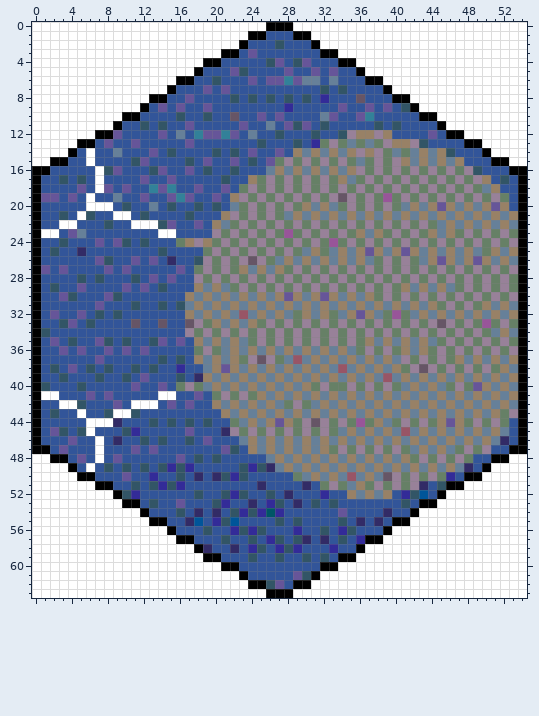
One commit to this pixel-art sprite: SettlersOfCatan/src/resources/portOre.gif. The picture above is the old version.
The file is 55x64 pixels. Colours within 5 levels of each other are drawn and written as one.
The same view after the edit:
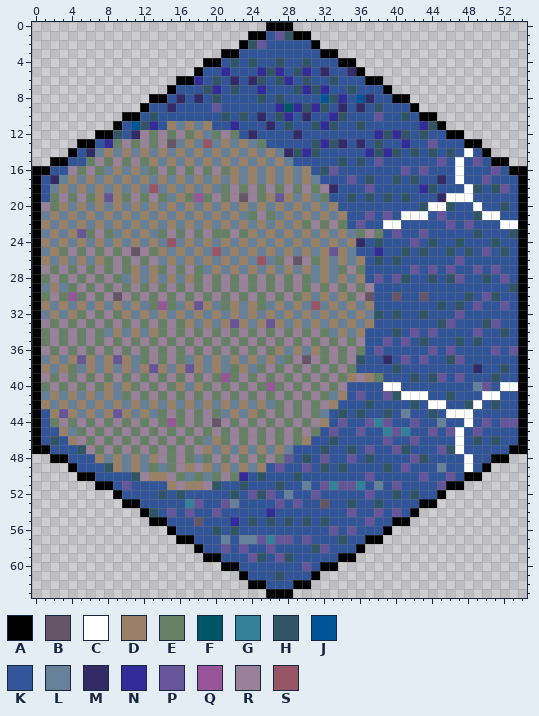
Palette (. is transparent): A #000000  B #665566  C #ffffff  D #988166  E #668066  F #005566  G #328199  H #325566  J #005599  K #325599  L #668099  M #322b66  N #332b98  P #665599  Q #985599  R #988199  S #985566
Changes in this commit:
Changed rows in their new state; - is an unchanged pixel.
first column x 0:
 0 ..........................---..........................
 1 ........................---PH--........................
 2 .......................-HP-K----.......................
 3 .....................---K---------.....................
 4 ...................---H-H-KH-KH-----...................
 5 ..................---NKK-NHNKHNKMK-M-..................
 6 ................--N---M-MHKHNKHK-H-----................
 7 ...............----HNKH--N---HNHN-KH----...............
 8 .............---MKM-H-K-KHKHK-K-JHN-JM----.............
 9 ............--KMK--KP------NFNHNH-M-MKHK-K-............
10 ..........---H--K--K-HKH-M-HN-M-KNH-KKP--H---..........
11 .........--J-NKDLDLD--NK--M-HKKHNH--H-K-K--NH-.........
12 .......--H-MREREREDLERE-M--K-M-K--KKKKNHNH-HK---.......
13 .....---NERERERBLDLSLDLDLE---K-HNHMKMKHKKNKKP-----.....
14 ....--MLD-DLDLDLDLDLDLDLDLDLMHNHKKKKKNHNHKHKHK--C--....
15 ..----EREREREDLDLDLDLDLDLDLDLKKKKKHKHKPKKKKKKPKC-P---..
16 ----RERELDLDLEREREREREDLDLDLDLDKHPKKKKKKKPKPKKKCKK-P---
17 --MLDLDLDLDLDLDLDLDLDLDL-LDLDLDLKKKPKHKKHKHKKMKCKKP-K--
18 --LDLDLDLDLDLSLDLDLDLER----------MKKKPKKKKKNHKKKCHKHP--
19 -KEREREDPDERERELDEQERERBREDPDLDL-KKHKHKHKHKKKMCCCKKKK--
20 -REDLDLDLDLDLDLDLDLDLD-DLDLDLDLDLDKKKKKKKKKHCCHKKCKKH--
21 -LDLDLDLDLDLDLDLDLDLDLDLERELDLDLDLDKKPKPKCCCKPKKKHCCKK-
22 -DLDLDLDLDLDLDLDLDLDLDLDLDLDLD-----KPKKCCKKKKKPKPKKKCC-
23 -LDLDPERELDLDLERERERE---DLDLDLDLDLDLEREKPKKPKKKKKHKKKH-
24 -DLDLDLDLDLDLDLSL-L-LDLDLDLDLDLDLDLDMKHKKKPKHKKHKKKHKK-
25 -LDERERERERBREDLDLDLSLDLDLDLDLDLDP--KKNKKHKHKKHKHKPKHK-
26 -DLDLDLDERERERLDLDLDLDLDLSLERBRE-----KHKHKKKKKKPKKKKKK-
27 -REREREREREDLDERER-LDLDLDLDLDLDLDL---KKKKKPKPKPKKPKPKK-
28 -ERERERERELDLDLDLDERERERERERERELDLDLDKPKPHKKHKHPKKHKPK-
29 -LDLERERERERERERERERER----------------KKKKKKKKKKKKKKKH-
30 -EREQERERBREREREREREREREREREREDLDLDERBKKBKKBKKKKHKPHKK-
31 -DLDLDLDLDLDLEQELDPDLE---ELDLDLSLDLDLDKKKKKKKHKHKPKKPK-
32 -LDLDEREREDLDLDLDLDLDLDLDLDLDL---LDLDLHKHKKHKKKPKKKKKK-
33 -REREREREREREREREDLDLDPDLDPDLDLDLDLDLDKKKKKKKHPKKKHPKK-
34 -ERERERELDLDLDERE----------------LDLDKKKHKPKPKKKKPKKHK-
35 -ERERERERERERERERERERERERERERERERERERKKPKPKHKKKHKHKKKK-
36 -RERERERERERERERER---REREREDLDLDERER-KPKKKKKPKPKKKKPKP-
37 -LDLDPDLDPDLEREREL-----LDLDLERBRERERHKKMKPKPKKHPKKKKKK-
38 -DLDELDLDLDLDPDLDPD--LEDLEREREREREREKKKKHKKKKKKKKMKKHK-
39 -REREREREREREREREREREQERERERERERERE-R-EKKKHKHPKPKKKHKK-
40 -EREREREDLDEREREDLDEREREREQERER---RKKKKCCKKKKKKKKLPKCC-
41 -LDLDLDLDLERERERERER-----RERERERELDKPKKPHCCCKKHKKKCCKK-
42 -DLDLDLDLDLDLDLDLDLDLDLDLDLERERERDKKKHKKKKHKCCKKHCKHKK-
43 --DPDLDLDPDLDLERERERELDLDERERERE-KHKHKKHKLKKHKCCCKKKKK-
44 --EREREREREREREQERERBR-RERERERERDKPKKPGPKKPKKLKKCKPKPP-
45 --KDLERERERERERERERERE----------KPKKPKKGPGKKPKPCKPKKK--
46 --H-DRERERERERERERELDERERERERE-KKHKKKKKPKKPKKKKCKHKHK--
47 ---K-HRERERERERERERDLDLDLDLDLKKKHKKHKPKKPHKKKPHCKKK----
48 ..---K-DLDLDLDRERELEREREREREPKHKPKKPKHKKKKPHKKKKC----..
49 ....--K--DLDLELERDRDLDLDLDKPKKPKHKHKKKKHKPKKK-KKC--....
50 .....-----KHRDDRELELEREN-H---HKKKKKKKPKKKKKPKKP---.....
51 .......---PK-KKDRDDRH--H-K-H--L-PGPPGKLKPKKK-P--.......
52 .........-KK--H-H-K--KHKPHP-L--PK--KKPKKHK-K--.........
53 ..........---K--KGP-KPL-K-KP-P-KBK-H--H--K---..........
54 ............-H-PKPK-P-KKKKNK------KP--PKP--............
55 .............----KB-KKN-H-HKHKH-H-K-KPK---.............
56 ...............----KH-HKKK---K--KPKP----...............
57 ................-----L-LLPGPPKP-K---K--................
58 ..................-K-PKPKKPKKK-HPK---..................
59 ...................-----PH-PH-K-K---...................
60 .....................---------P---.....................
61 .......................----H-KK-.......................
62 ........................--KK---........................
63 ..........................---..........................
Boxes around the changes in both pictures, in picture pixels (x1, y1, x2, y2):
changed: (32, 22, 527, 598)
